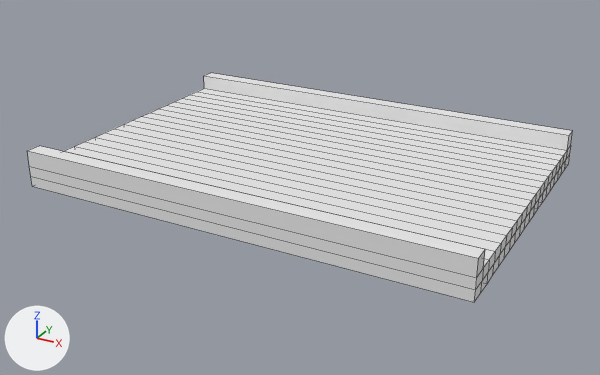
The OBJ model DigitalMediaMI6/Assets/Models/Modells Environment/Bridge_Road.obj: old version first, new version second.
The view is the same before and after, from a camera (50 mm lens) standing at (17.4, -32.6, 15.0) and looking at (-0.1, -0.7, -0.9). The axes (+X, +Y, +Z) are drawn at lower left. The lights are the same throughout. Mesh edges are drawn as thin lines. Where no turn or scale is listed for an object, it has been applied to the vertices. Vertices at the same position are counted once.

In view in the first picture: 'Bridge_Road'.
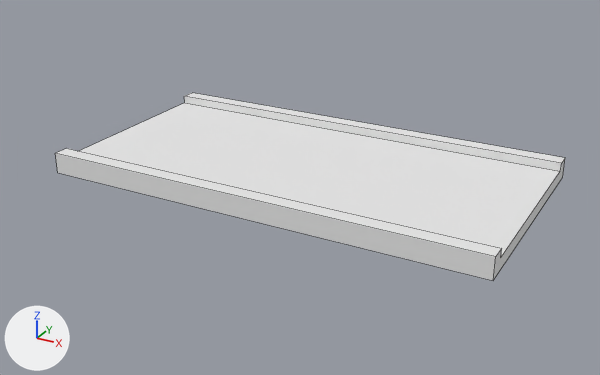
Changed parts and their boxes [x1, y1, x2, y2] in the pictures (600 x 375 px):
'Bridge_Road', reshaped (7% narrower, 18% shorter)
    before: [27, 73, 573, 302]
    after: [55, 93, 565, 280]

Patch to the scene script:
```diff
--- a/DigitalMediaMI6/Assets/Models/Modells Environment/Bridge_Road.obj.py
+++ b/DigitalMediaMI6/Assets/Models/Modells Environment/Bridge_Road.obj.py
@@ me_bridge_road @@
 # used by ob_bridge_road; location = (0.0, 0.0, 0.0)
-me_bridge_road.from_pydata(...)  # 134 vertices, 132 faces; spans x -10.6..10.6, y -7.4..7.4, z -0.5..1.3
+me_bridge_road.from_pydata(...)  # 16 vertices, 10 faces; spans x -10.8..10.8, y -5.6..5.6, z -0.5..0.5
+# me_bridge_road part 1: the whole mesh is rebuilt
 me_bridge_road.materials.append(mat_initialshadinggroup)
```
